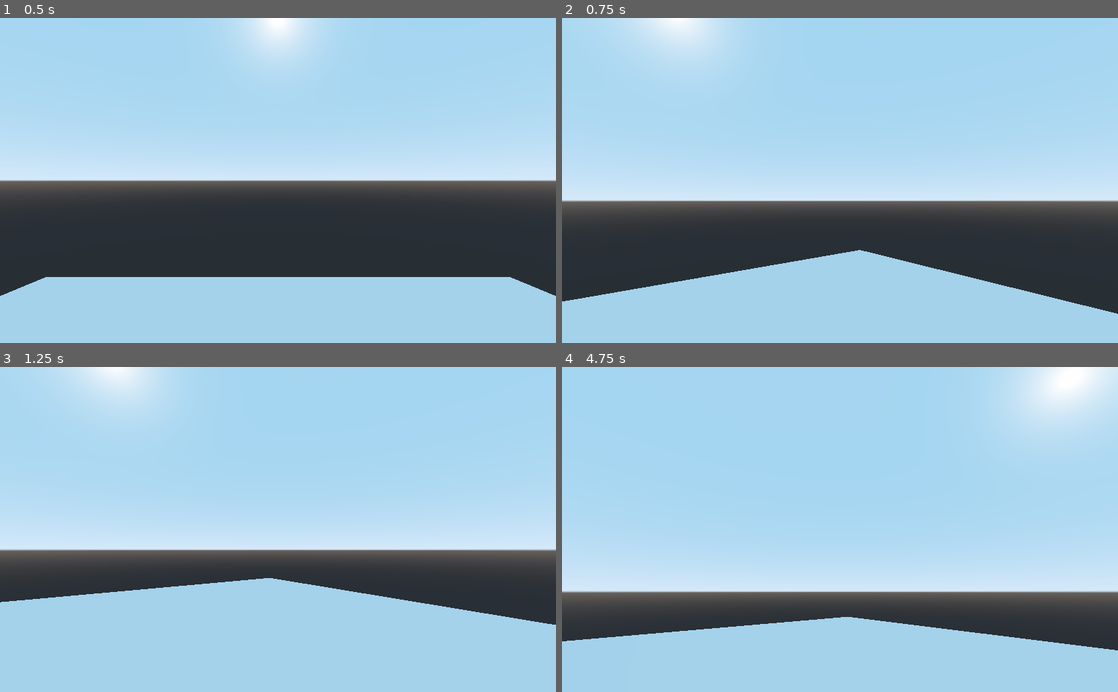
Above: before the commit, frames 1-4 (two rows, left to right).
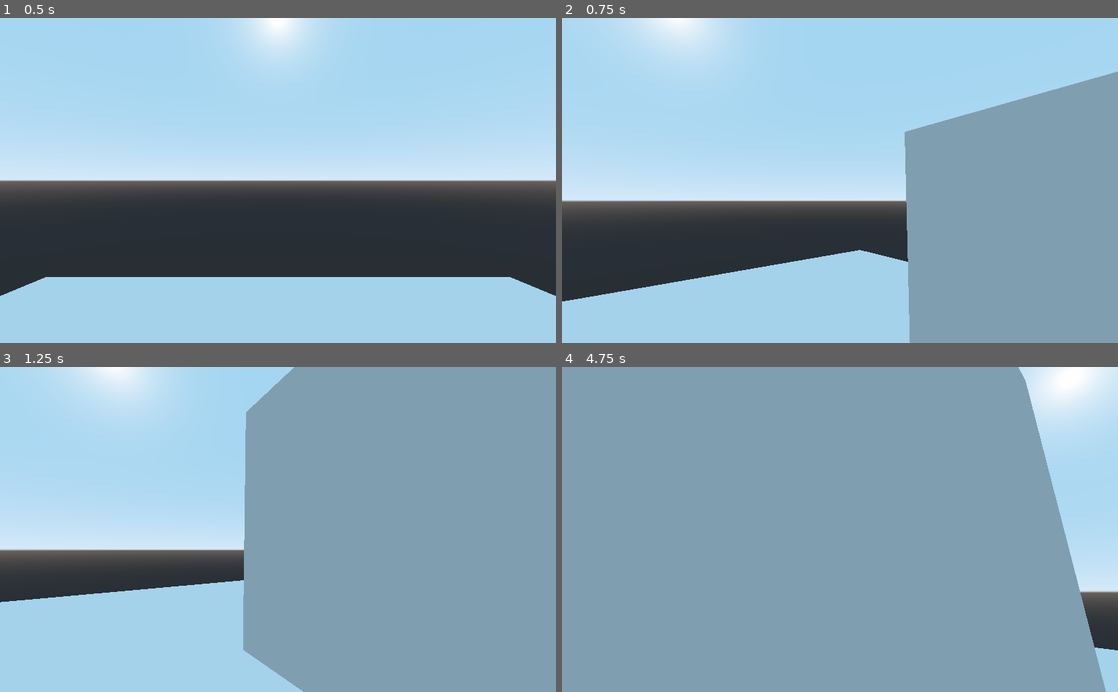
Above: after the commit, the same moments.

Repository: dvbeelen/LEECH
Game: Godot game, scene res://TestScene.tscn
The game is run twice, just before and just after one commit, with the same random seed, the same clock (stepped at 60 frames per second) and the same inputs. The project has no main scene, so this scene is started directly.
Inputs (mouse positions are in pixels of both pictures, inside the frame that each line leads up to):
- Up to frame 1 (0.5 s): no input
- Up to frame 2 (0.75 s): move the mouse to (962, 164) at 0.52 s; hold D (move_right) from 0.53 s (still down)
- Up to frame 3 (1.25 s): keep holding D (move_right)
- Up to frame 4 (4.75 s): move the mouse to (728, 545) at 1.27 s; release D (move_right) at 1.28 s; hold S (move_backward) 1.28-2.03 s; move the mouse to (895, 458) at 2.02 s; hold D (move_right) 2.03-2.78 s; move the mouse to (812, 594) at 2.77 s; hold W (move_forward) 2.78-3.53 s; move the mouse to (1006, 578) at 3.52 s; hold A (move_left) from 3.53 s (still down); move the mouse to (673, 480) at 4.27 s

Frame 1 is identical in both runs. In frame 2, 28% of the frame differs, in the area x 61-100%, y 16-100%; in frame 3, 55%; in frame 4, 90%, in the area x 0-98%, y 0-100%.

Commit message:
Started working on text trigger

Diff:
--- a/TestScene.tscn
+++ b/TestScene.tscn
@@ -1,6 +1,7 @@
-[gd_scene load_steps=4 format=2]
+[gd_scene load_steps=5 format=2]
 
 [ext_resource path="res://Player/Player.tscn" type="PackedScene" id=1]
+[ext_resource path="res://TextTrigger/TextTrigger.tscn" type="PackedScene" id=2]
 
 [sub_resource type="BoxShape" id=1]
 
@@ -23,4 +24,35 @@
 mesh = SubResource( 2 )
 material/0 = null
 
+[node name="Wall 1" type="RigidBody" parent="."]
+transform = Transform( -3.25841e-08, -0.2, 0, 0.2, -3.25841e-08, 0, 0, 0, 0.2, -8.23088, -2.18939, 0 )
+mode = 1
+mass = 0.00102041
+gravity_scale = 0.0
+
+[node name="CollisionShape" type="CollisionShape" parent="Wall 1"]
+transform = Transform( 15, 0, 0, 0, 1, 0, 0, 0, 15, 0, 0, 0 )
+shape = SubResource( 1 )
+
+[node name="MeshInstance" type="MeshInstance" parent="Wall 1"]
+mesh = SubResource( 2 )
+material/0 = null
+
+[node name="Wall 2" type="RigidBody" parent="."]
+transform = Transform( -3.25841e-08, -0.2, 0, 0.2, -3.25841e-08, 0, 0, 0, 0.2, 5.84917, -2.18939, 0 )
+mode = 1
+mass = 0.00102041
+gravity_scale = 0.0
+
+[node name="CollisionShape" type="CollisionShape" parent="Wall 2"]
+transform = Transform( 15, 0, 0, 0, 1, 0, 0, 0, 15, 0, 0, 0 )
+shape = SubResource( 1 )
+
+[node name="MeshInstance" type="MeshInstance" parent="Wall 2"]
+mesh = SubResource( 2 )
+material/0 = null
+
 [node name="Player" parent="." instance=ExtResource( 1 )]
+
+[node name="TextTrigger" parent="." instance=ExtResource( 2 )]
+transform = Transform( 1, 0, 0, 0, 1, 0, 0, 0, 1, 1.03333, -4.81526, 0 )
--- /dev/null
+++ b/TextTrigger/TextTrigger.gd
@@ -0,0 +1,4 @@
+extends Spatial
+
+func _on_area_body_entered(body):
+	print('area entered')
--- /dev/null
+++ b/TextTrigger/TextTrigger.tscn
@@ -0,0 +1,15 @@
+[gd_scene load_steps=3 format=2]
+
+[ext_resource path="res://TextTrigger/TextTrigger.gd" type="Script" id=1]
+
+[sub_resource type="BoxShape" id=1]
+extents = Vector3( 1.10768, 0.119329, 1 )
+
+[node name="TextTrigger" type="Spatial"]
+script = ExtResource( 1 )
+
+[node name="area" type="Area" parent="."]
+
+[node name="col" type="CollisionShape" parent="area"]
+shape = SubResource( 1 )
+[connection signal="body_entered" from="area" to="." method="_on_area_body_entered"]
